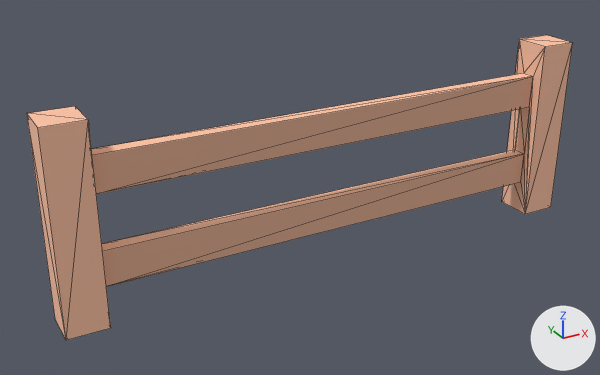
The OBJ model DynamicLab/Assets/Nature Kit/Models/OBJ format/fence_simple.obj, before and after one commit.
Rendered twice from a 50 mm camera at (-0.705, -1.616, 0.728) aimed at (-0.061, -0.446, 0.143). Lighting does not change. The marker at lower right points along +X, +Y and +Z. The picture after the commit comes second. Mesh edges are drawn as thin lines. Where no turn or scale is listed for an object, it has been applied to the vertices.

The older version as bpy lines, for what is in view:
```python
mat_wood = principled_material('wood')
mat_wood.base_color = (1.0, 0.557, 0.384)  # beige #ffc5a7
mat_wood.roughness = 1.0
mat_wooddark = principled_material('woodDark')
mat_wooddark.base_color = (0.769, 0.427, 0.294)  # beige #e3af94
mat_wooddark.roughness = 1.0
me_fence_simple = bpy.data.meshes.new('fence_simple')
me_fence_simple.from_pydata(...)  # 32 vertices, 64 faces; spans x -0.5..0.5, y -0.5..-0.43, z 0.0..0.345
# faces by material slot: [56, 8]
me_fence_simple.materials.append(mat_wood)  # beige #ffc5a7
me_fence_simple.materials.append(mat_wooddark)  # beige #e3af94
ob_fence_simple = bpy.data.objects.new('fence_simple', me_fence_simple)
ob_fence_simple.location = (0.0, 0.0, 0.0)
```
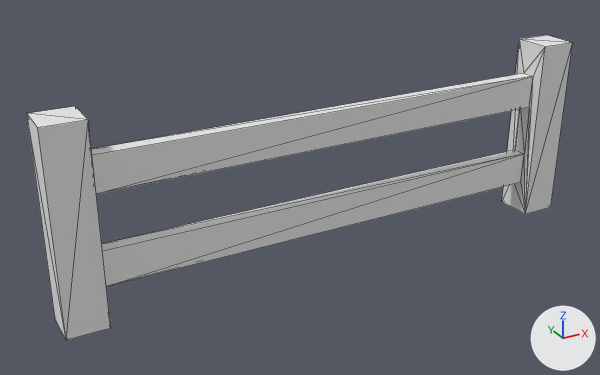
Pixel boxes (x1, y1, x2, y2) of what changed, in the pictures (600 x 375 px):
'fence_simple', recoloured (beige to white)
    both: (27, 35, 573, 340)

The change, as a list of edits to the scene's bpy script:
```text
Change mat_wood:
    mat_wood.base_color: (1.0, 0.557, 0.384) -> (0.8, 0.8, 0.8)  # beige #ffc5a7 -> white #e7e7e7
Change mat_wooddark:
    mat_wooddark.base_color: (0.769, 0.427, 0.294) -> (0.8, 0.8, 0.8)  # beige #e3af94 -> white #e7e7e7
```
